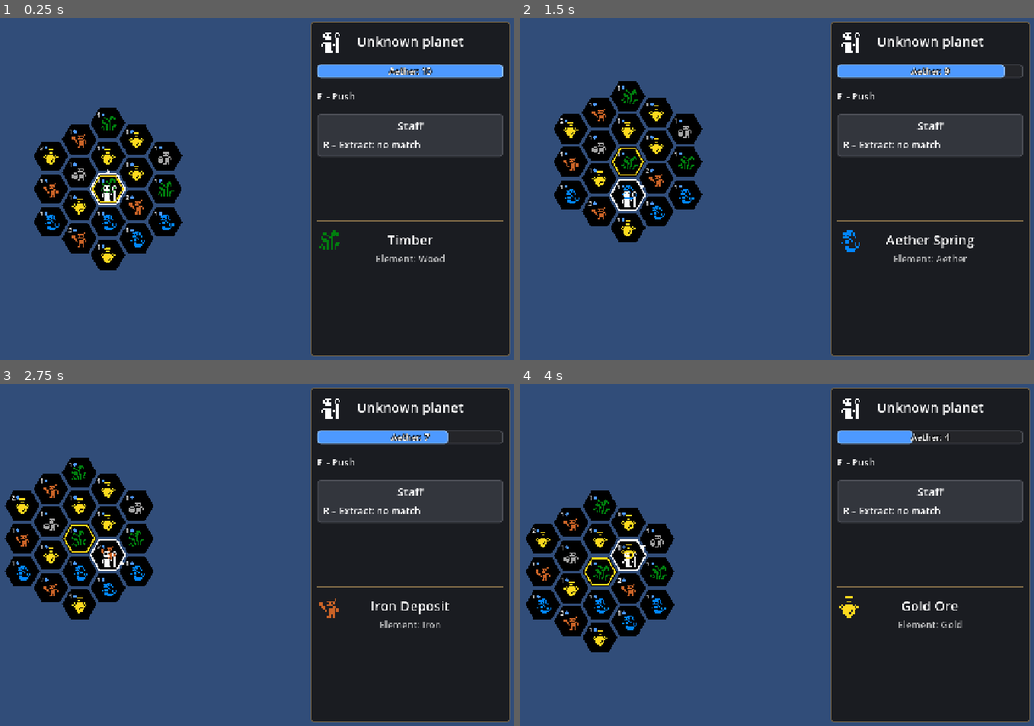
Above: before the commit, frames 1-4 (two rows, left to right).
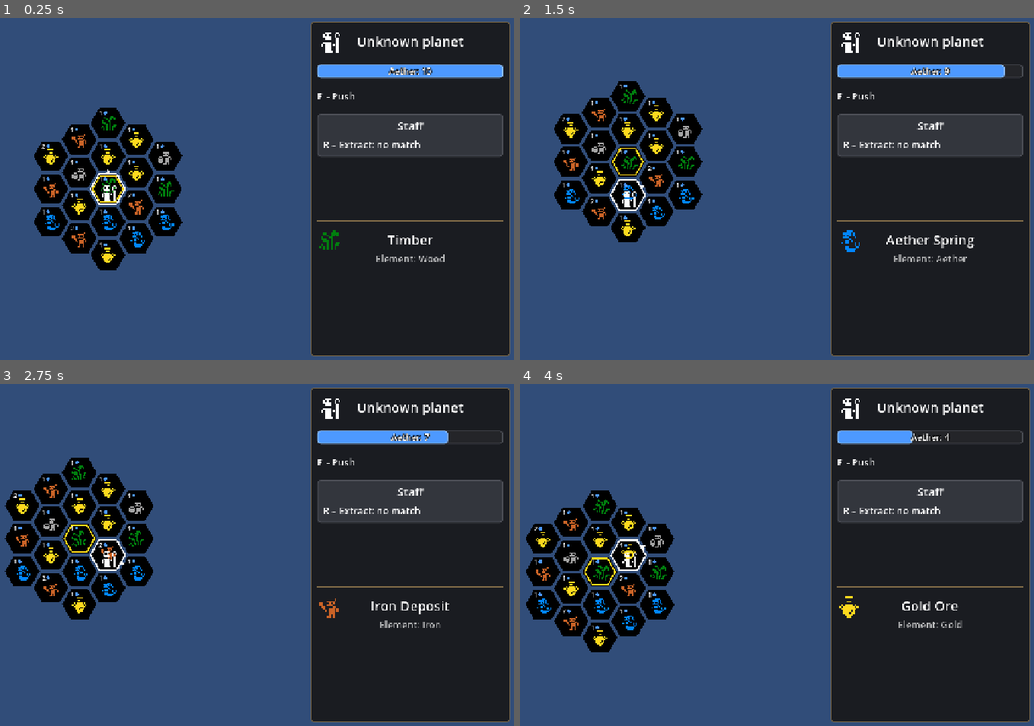
Above: after the commit, the same moments.

Repository: scunningham777/spaes-wrzrds
Game: Godot game, scene res://scenes/planet.tscn
Two runs of this game, one before a commit and one after it. Both use one fixed random seed, a clock stepped at 60 frames per second and the inputs below. This scene is started directly instead of the project's main scene.
Inputs:
- Up to frame 1 (0.25 s): no input
- Up to frame 2 (1.5 s): tap Enter (ui_accept) at 0.5, 0.77, 1.25 s; hold D (hex_right) 0.53-1.28 s; hold B (build_tower) 0.53-1.28 s; hold X (hex_down) from 1.28 s (still down); tap R (extract) at 1.35 s
- Up to frame 3 (2.75 s): tap Enter (ui_accept) at 1.52 s; release X (hex_down) at 2.03 s; hold D (hex_right) from 2.03 s (still down); hold E (hex_ne) from 2.03 s (still down)
- Up to frame 4 (4 s): release D (hex_right) at 2.78 s; release E (hex_ne) at 2.78 s; hold W (hex_up) 2.78-3.53 s; tap Q (hex_nw) at 2.85 s; tap Enter (ui_accept) at 3.02, 3.77 s; hold A (hex_left) from 3.53 s (still down); hold C (hex_se) from 3.53 s (still down)

The runs differ from the first frame. In frame 1, 0.3% of the frame differs, in the area x 7-32%, y 27-68%; in frame 2, 0.3%; in frame 3, 0.4%, in the area x 2-27%, y 22-63%; in frame 4, 0.3%.

Commit message:
Nudge move cost and cooldown 4px further into their corners
Co-Authored-By: Claude Opus 5.5 <noreply@anthropic.com>
Claude-Session: https://claude.ai/code/session_0196C6qponv1cZhsguvue75H

Diff:
--- a/scripts/tile_grid_view.gd
+++ b/scripts/tile_grid_view.gd
@@ -287,7 +287,7 @@
 func _draw_cooldown(remaining: int, center: Vector2) -> void:
 	var font := ThemeDB.fallback_font
 	var half := _tile_half()
-	var pos := center + Vector2(-0.63 * half.x, 0.70 * half.y)  # baseline start
+	var pos := center + Vector2(-0.52 * half.x, 0.83 * half.y)  # baseline start
 	var text := str(remaining)
 	draw_string_outline(font, pos, text, HORIZONTAL_ALIGNMENT_LEFT, -1, cooldown_font_size, 4, Color.BLACK)
 	draw_string(font, pos, text, HORIZONTAL_ALIGNMENT_LEFT, -1, cooldown_font_size, cooldown_color)
@@ -299,7 +299,7 @@
 	var half := _tile_half()
 	var text := str(cost)
 	var text_width := font.get_string_size(text, HORIZONTAL_ALIGNMENT_LEFT, -1, move_cost_font_size).x
-	var pos := center + Vector2(-0.63 * half.x, -0.38 * half.y)  # baseline start
+	var pos := center + Vector2(-0.52 * half.x, -0.51 * half.y)  # baseline start
 	draw_string_outline(font, pos, text, HORIZONTAL_ALIGNMENT_LEFT, -1, move_cost_font_size, 4, Color.BLACK)
 	draw_string(font, pos, text, HORIZONTAL_ALIGNMENT_LEFT, -1, move_cost_font_size, Color.WHITE)
 	var dot := pos + Vector2(text_width + move_cost_dot_radius + 2.0, -font.get_ascent(move_cost_font_size) * 0.35)
